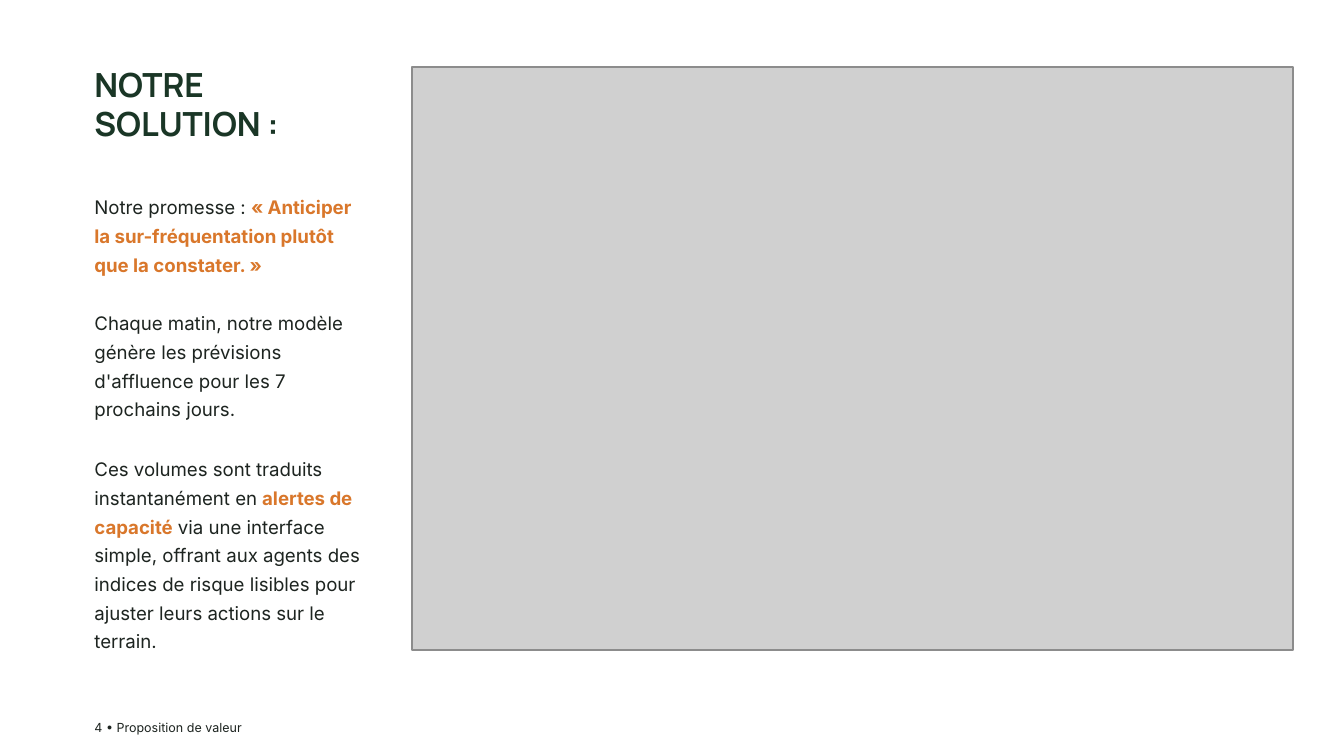
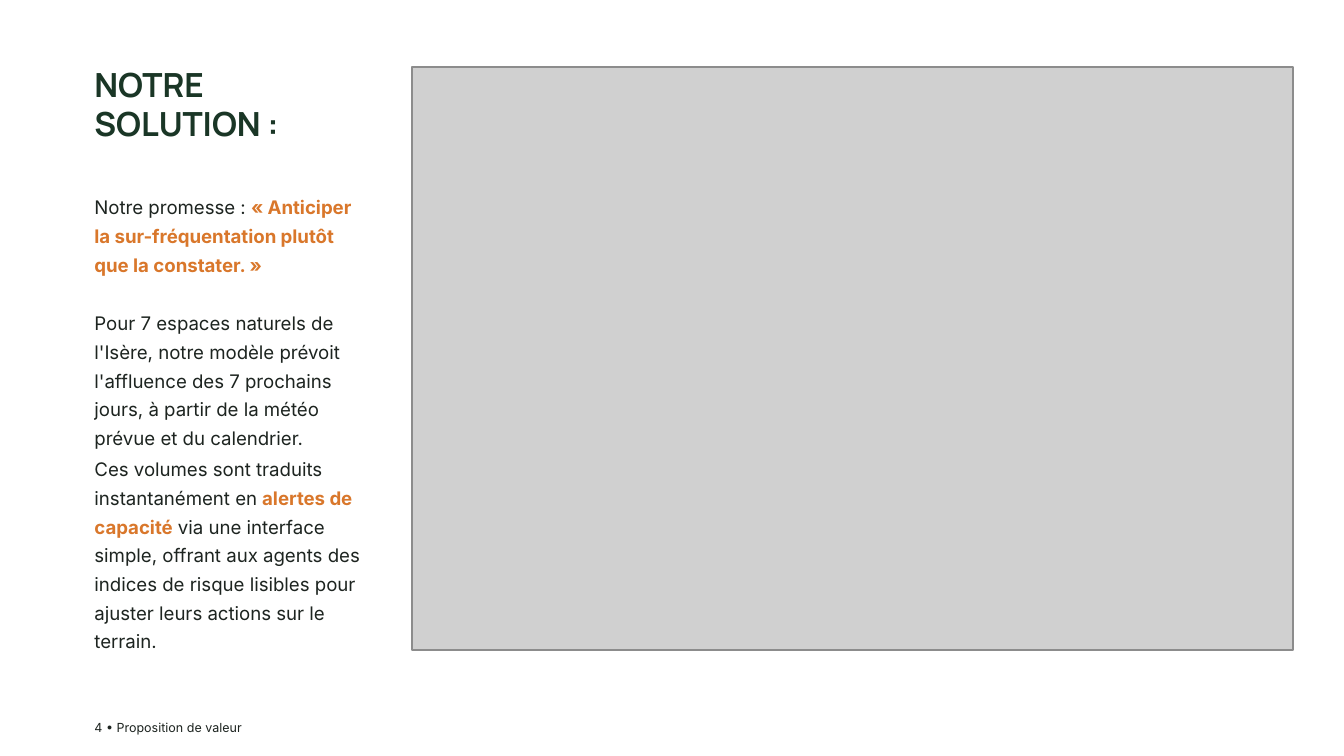
Before and after one commit to Claken/HACKATHON-DGE, a slide deck: slide 4 of livrable/Equipe 2 - Slides.pptx. Drawn at 1344x756 pixels with LibreOffice and Linux fonts; fonts in the diff are those of the drawing; grey boxes stand for pictures; background and template pictures are left out. Boxes give left, top, right and bottom in pixels: in the first picture for what was removed or moved away, otherwise in the second. Text is boxed around its words. In the diff, an @@ line names an element or a change of style, - is before the commit and + after.

Commit message:
update in progress

```diff
--- a/livrable/Equipe 2 - Slides.pptx
+++ b/livrable/Equipe 2 - Slides.pptx
@@ text at [94, 316, 340, 449]: text changed @@
-Chaque matin, notre modèle génère les prévisions d'affluence pour les 7 prochains jours.
+Pour 7 espaces naturels de l'Isère, notre modèle prévoit l'affluence des 7 prochains jours, à partir de la météo prévue et du calendrier.
```
Also in this commit, not shown: 1 other slide changed.
